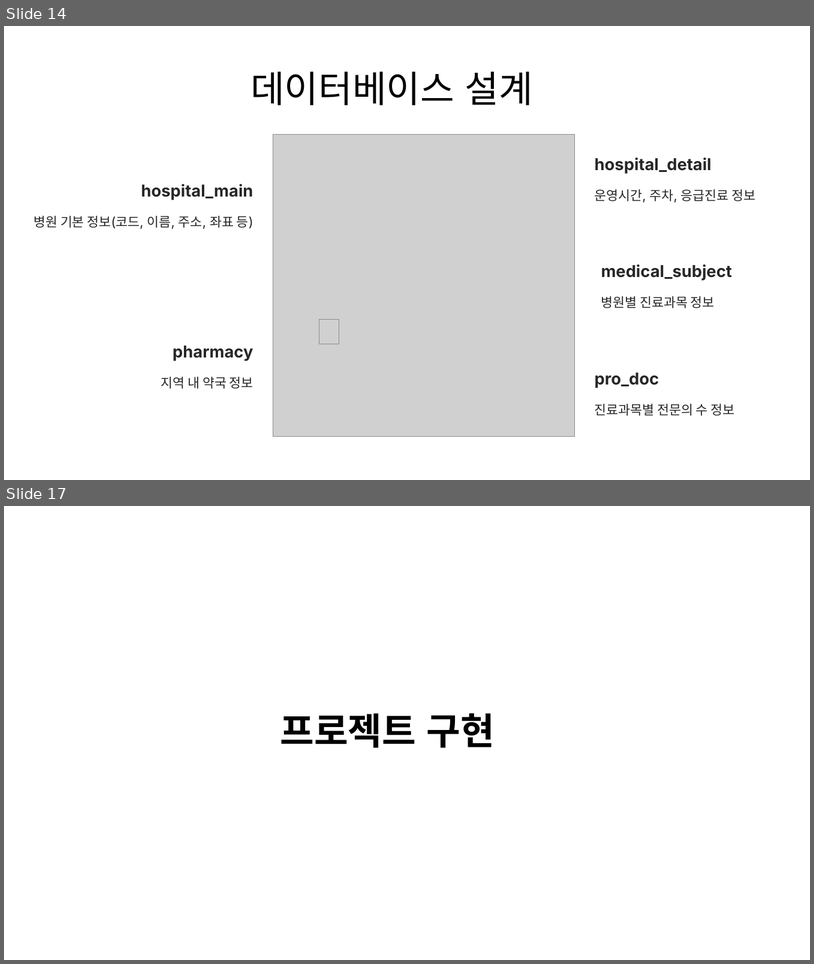
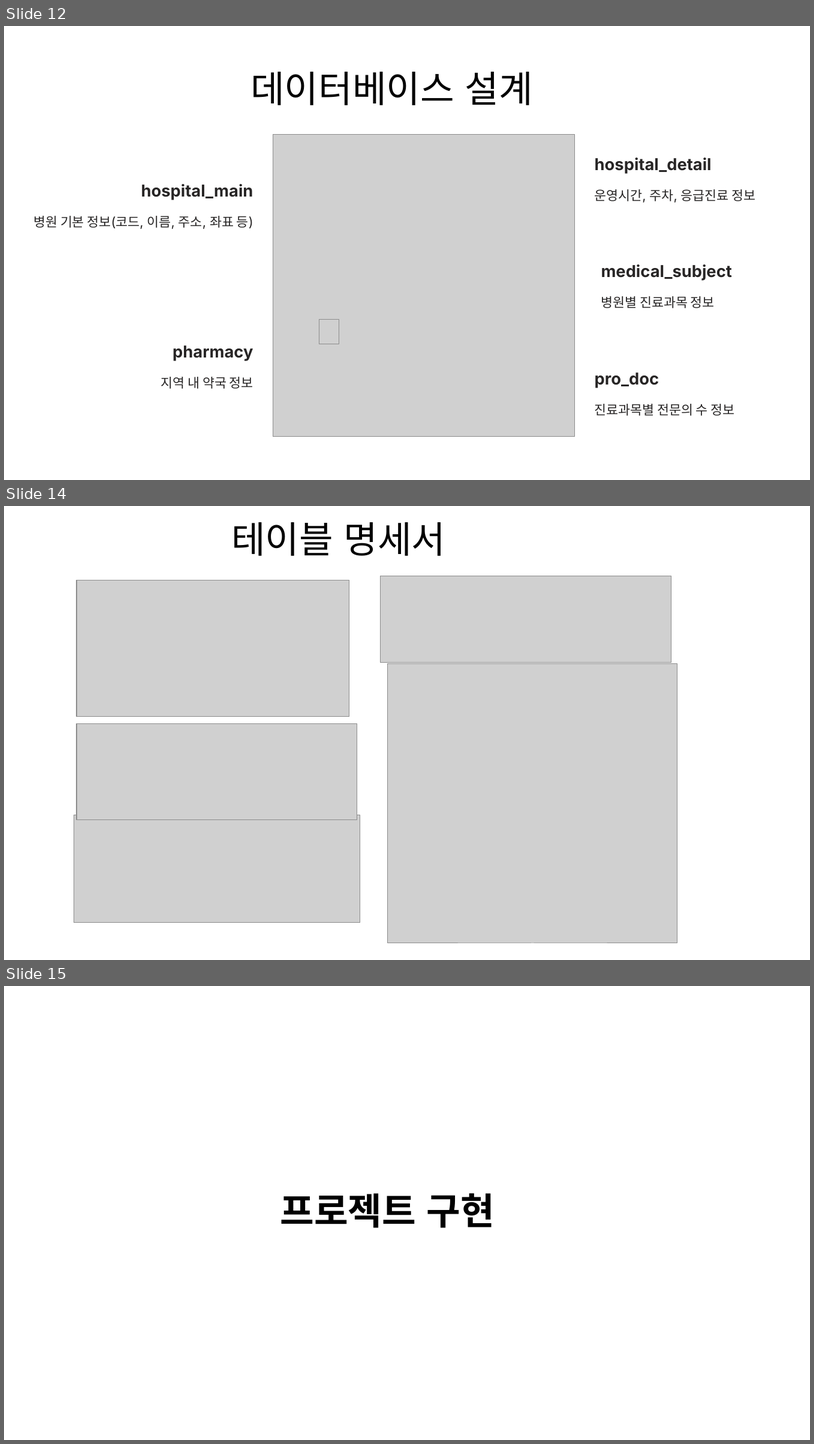
Before and after one commit to 0dlgmlwo0/Project_hospital, a slide deck: 최종발표.pptx. Shown one above the other, each under a label of ours: slides 14 and 17 before the commit, slides 12, 14 and 15 after it; the slides between them are not shown. The pictures are 814x964 and 814x1444 pixels, drawn with LibreOffice and Linux fonts; fonts in the diff are those of the drawing; grey boxes stand for pictures. Boxes give left, top, right and bottom in pixels: in the first picture for what was removed or moved away, otherwise in the second. Text is boxed around its words. In the diff, an @@ line names an element or a change of style, - is before the commit and + after.

```diff
--- a/최종발표.pptx
+++ b/최종발표.pptx
@@ slide 14 added at (x1=4, y1=506, x2=810, y2=960), background #FFFFFF @@
@@ title added at (x1=231, y1=522, x2=446, y2=556), 44 pt, text #000000 @@
+테이블 명세서
@@ picture added at (x1=381, y1=576, x2=672, y2=663) @@
@@ picture added at (x1=77, y1=580, x2=350, y2=717) @@
@@ picture added at (x1=388, y1=663, x2=678, y2=943) @@
@@ picture added at (x1=77, y1=724, x2=357, y2=820) @@
@@ picture added at (x1=74, y1=815, x2=360, y2=922) @@
@@ what was slide 14 is now slide 12 @@
@@ what was slide 17 is now slide 15 @@
```
Also in this commit, not shown: 6 slides changed, 2 other slides added, 4 slides removed, 1 other file.
